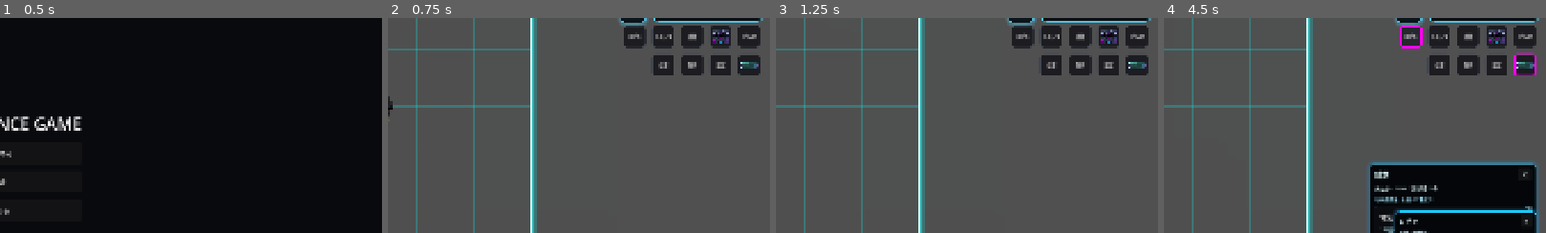
Above: before the commit, frames 1-4 (left to right).
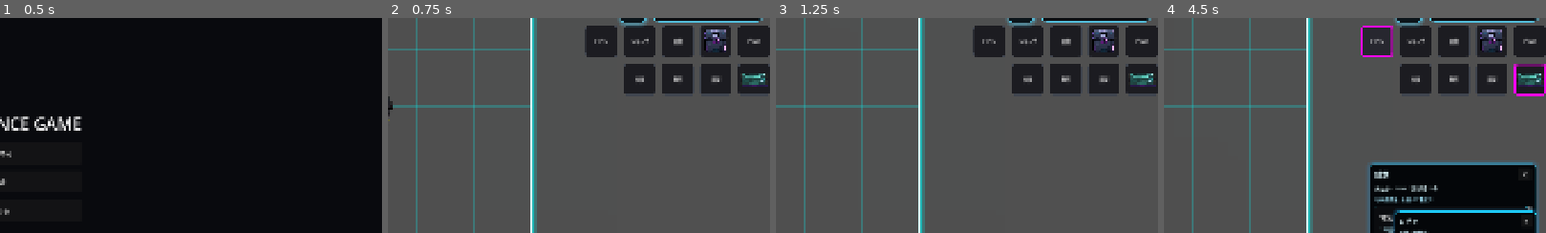
Above: after the commit, the same moments.

Repository: grimoire1089-coder/optimistic
Game: Godot game, scene res://Scenes/Boot/TitleScene.tscn
Two runs of this game, one before a commit and one after it. Both use one fixed random seed, a clock stepped at 60 frames per second and the inputs below. Sound files missing from this copy of the repository are replaced by a short silence.
Inputs (mouse positions are % of the whole screen's width and height, from its top left; square brackets give the same spot before the commit, where the layout moved):
- Up to frame 1 (0.5 s): no input
- Up to frame 2 (0.75 s): click "はじめる" at 0.5 s
- Up to frame 3 (1.25 s): no input
- Up to frame 4 (4.5 s): click (98, 30) [97, 26] at 1.25 s; click "BGM" at 2 s; click "OFF" at 2.75 s; click "支払う" at 3.5 s; click "ロビン" at 4.25 s
The pictures show only the part of the screen within x 50-100%, y 15-65%; the shares and areas given below are measured in that part.

Frame 1 is identical in both runs. In frame 2, 8.9% of the frame differs, in the area x 51-100%, y 3-36%; in frame 3, 8.9%; in frame 4, 9.3%, in the area x 51-100%, y 3-37%.

Commit message:
Enlarge right HUD button layout

Diff:
--- a/Scripts/UI/HUD/CraftButton.gd
+++ b/Scripts/UI/HUD/CraftButton.gd
@@ -3,18 +3,20 @@
 
 const DEFAULT_CLICK_SFX_PATH := "res://Assets/Audio/SFX/UI/UI_Click_001.ogg"
 const DEFAULT_LABEL_CODES := [0x5236, 0x4f5c]
-const HUD_BUTTON_SIZE := Vector2(56.0, 56.0)
+const HUD_BUTTON_SIZE := Vector2(80.0, 80.0)
+const HUD_BUTTON_GAP := 16.0
 const FIRST_ROW_BUTTON_SIZE := HUD_BUTTON_SIZE
 const FIRST_ROW_TOP := 184.0
-const FIRST_ROW_ROBIN_LEFT := -368.0
-const FIRST_ROW_SHOP_LEFT := -296.0
-const FIRST_ROW_BOOK_LEFT := -224.0
-const FIRST_ROW_INVENTORY_LEFT := -152.0
 const FIRST_ROW_BUILD_LEFT := -80.0
-const SECOND_ROW_WORK_LEFT := -296.0
-const SECOND_ROW_CRAFT_LEFT := -224.0
-const SECOND_ROW_SETTINGS_LEFT := -152.0
-const SECOND_ROW_TOP := 256.0
+const FIRST_ROW_INVENTORY_LEFT := FIRST_ROW_BUILD_LEFT - HUD_BUTTON_SIZE.x - HUD_BUTTON_GAP
+const FIRST_ROW_BOOK_LEFT := FIRST_ROW_INVENTORY_LEFT - HUD_BUTTON_SIZE.x - HUD_BUTTON_GAP
+const FIRST_ROW_SHOP_LEFT := FIRST_ROW_BOOK_LEFT - HUD_BUTTON_SIZE.x - HUD_BUTTON_GAP
+const FIRST_ROW_ROBIN_LEFT := FIRST_ROW_SHOP_LEFT - HUD_BUTTON_SIZE.x - HUD_BUTTON_GAP
+const SECOND_ROW_BILL_LEFT := -80.0
+const SECOND_ROW_SETTINGS_LEFT := SECOND_ROW_BILL_LEFT - HUD_BUTTON_SIZE.x - HUD_BUTTON_GAP
+const SECOND_ROW_CRAFT_LEFT := SECOND_ROW_SETTINGS_LEFT - HUD_BUTTON_SIZE.x - HUD_BUTTON_GAP
+const SECOND_ROW_WORK_LEFT := SECOND_ROW_CRAFT_LEFT - HUD_BUTTON_SIZE.x - HUD_BUTTON_GAP
+const SECOND_ROW_TOP := 280.0
 const SECOND_ROW_TOP_RIGHT_OFFSET := Vector2(SECOND_ROW_CRAFT_LEFT, SECOND_ROW_TOP)
 const SECOND_ROW_BUTTON_SIZE := HUD_BUTTON_SIZE
 const SECOND_ROW_MENU_TOP_RIGHT_OFFSET := Vector2(-344.0, 328.0)
@@ -108,8 +110,9 @@
 	_place_canvas_sibling("InventoryButton", Vector2(FIRST_ROW_INVENTORY_LEFT, FIRST_ROW_TOP), FIRST_ROW_BUTTON_SIZE)
 	_place_canvas_sibling("BuildModeButton", Vector2(FIRST_ROW_BUILD_LEFT, FIRST_ROW_TOP), FIRST_ROW_BUTTON_SIZE)
 	_place_canvas_sibling("WorkCreditButton", Vector2(SECOND_ROW_WORK_LEFT, SECOND_ROW_TOP), SECOND_ROW_BUTTON_SIZE)
+	_place_top_right_control(self, SECOND_ROW_TOP_RIGHT_OFFSET, SECOND_ROW_BUTTON_SIZE)
 	_place_canvas_sibling("SettingsButton", Vector2(SECOND_ROW_SETTINGS_LEFT, SECOND_ROW_TOP), SECOND_ROW_BUTTON_SIZE)
-	_place_top_right_control(self, SECOND_ROW_TOP_RIGHT_OFFSET, SECOND_ROW_BUTTON_SIZE)
+	_place_canvas_sibling("BillButton", Vector2(SECOND_ROW_BILL_LEFT, SECOND_ROW_TOP), SECOND_ROW_BUTTON_SIZE)
 	var craft_menu := _find_craft_menu() as Control
 	if craft_menu == null:
 		return
@@ -127,6 +130,7 @@
 func _place_top_right_control(control: Control, top_right_offset: Vector2, control_size: Vector2) -> void:
 	if control == null:
 		return
+	control.custom_minimum_size = control_size
 	control.anchor_left = 1.0
 	control.anchor_top = 0.0
 	control.anchor_right = 1.0
